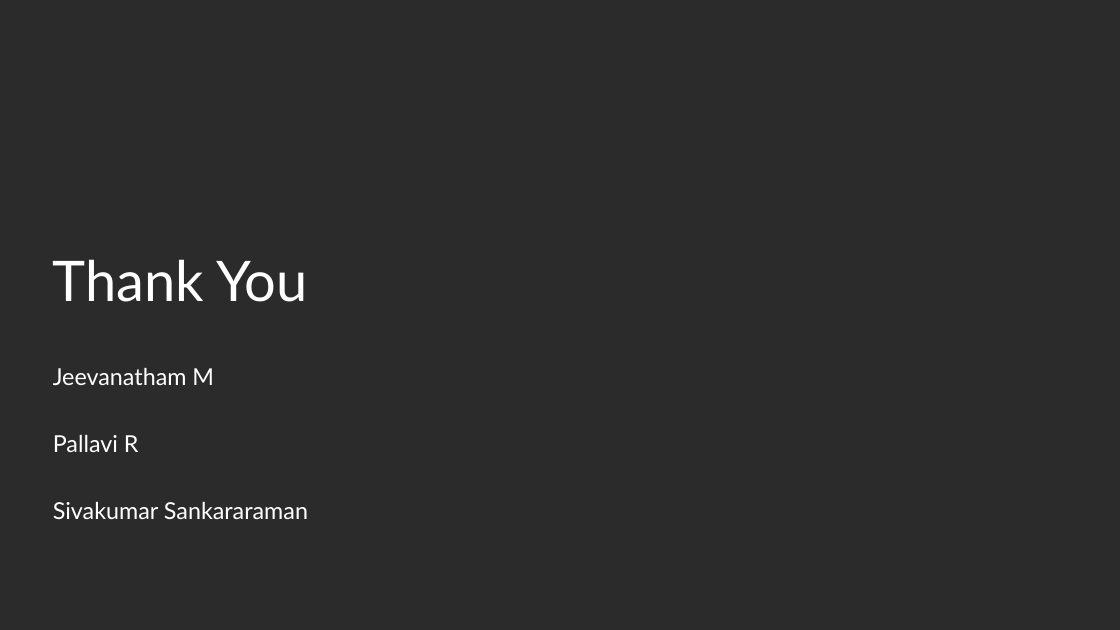
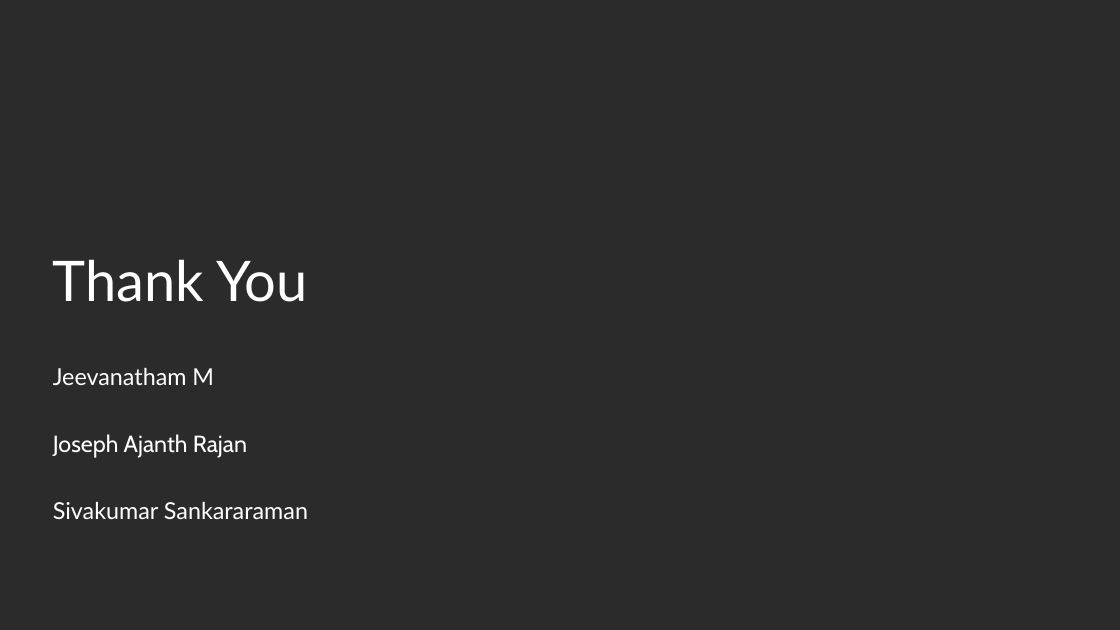
Before and after one commit to siva-tcs/TG-Auto-check, a slide deck: slide 10 of bob_automatedcheck_3GuysFromEdinburgh.pptx. Drawn at 1120x630 pixels with LibreOffice and Linux fonts; fonts in the diff are those of the drawing; background and template pictures are left out; a plain dark background stands for a picture behind light text. Boxes give left, top, right and bottom in pixels: in the first picture for what was removed or moved away, otherwise in the second. Text is boxed around its words. In the diff, an @@ line names an element or a change of style, - is before the commit and + after.

```diff
--- a/bob_automatedcheck_3GuysFromEdinburgh.pptx
+++ b/bob_automatedcheck_3GuysFromEdinburgh.pptx
@@ subtitle at [53, 434, 247, 458]: text changed; font Lato to Cabin @@
-Pallavi R
+Joseph Ajanth Rajan
```
Also in this commit, not shown: 2 other slides changed.
